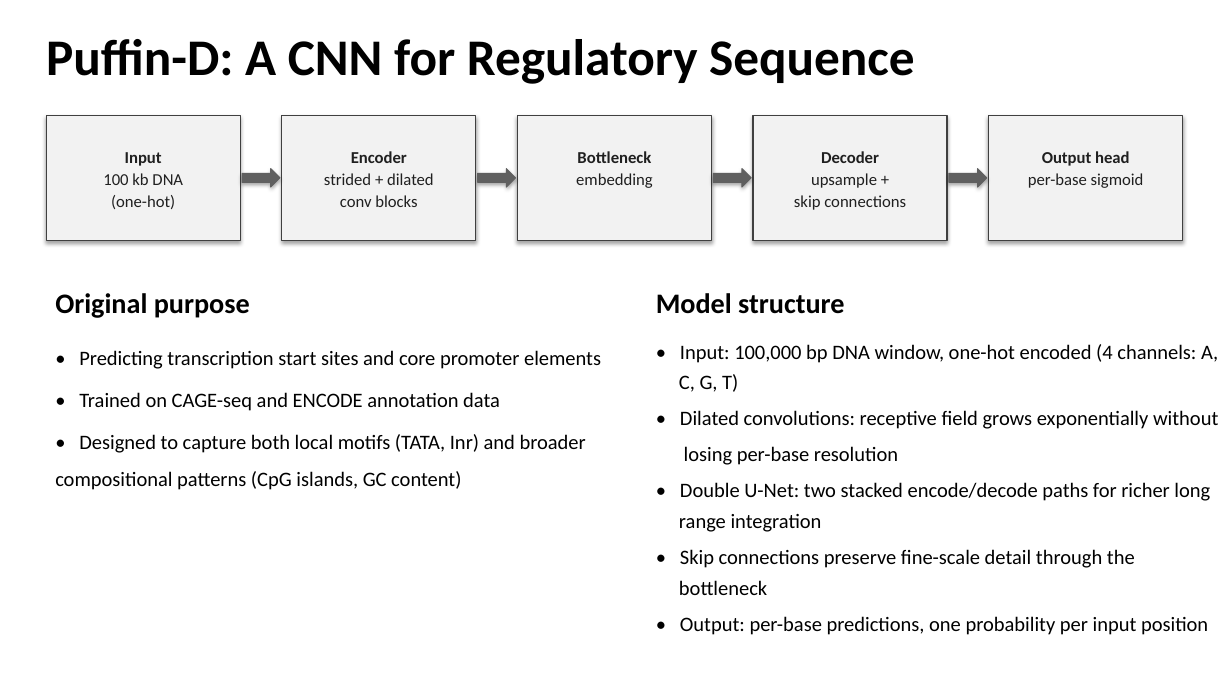
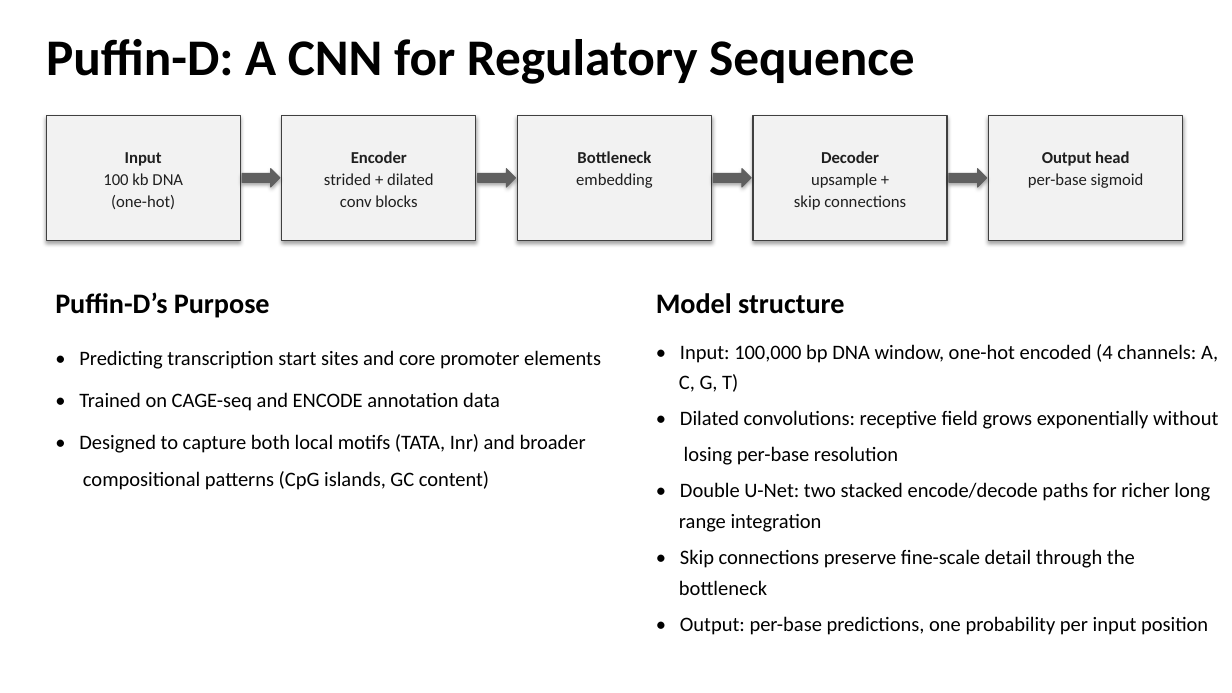
Before and after one commit to hahu1013/enhancer_prediction_k562, a slide deck: slide 4 of slides/K562_enhancer_prediction.pptx. Drawn at 1232x693 pixels with LibreOffice and Linux fonts; fonts in the diff are those of the drawing. Boxes give left, top, right and bottom in pixels: in the first picture for what was removed or moved away, otherwise in the second. Text is boxed around its words. In the diff, an @@ line names an element or a change of style, - is before the commit and + after.

```diff
--- a/slides/K562_enhancer_prediction.pptx
+++ b/slides/K562_enhancer_prediction.pptx
@@ text at <box>55,292,270,318</box>: text changed @@
-Original purpose
+Puffin-D’s Purpose
@@ text "• Predicting transcription start sites ..." rewrapped from <box>55,350,601,490</box> to <box>79,350,601,490</box> @@
```
Also in this commit, not shown: 5 other slides changed.
